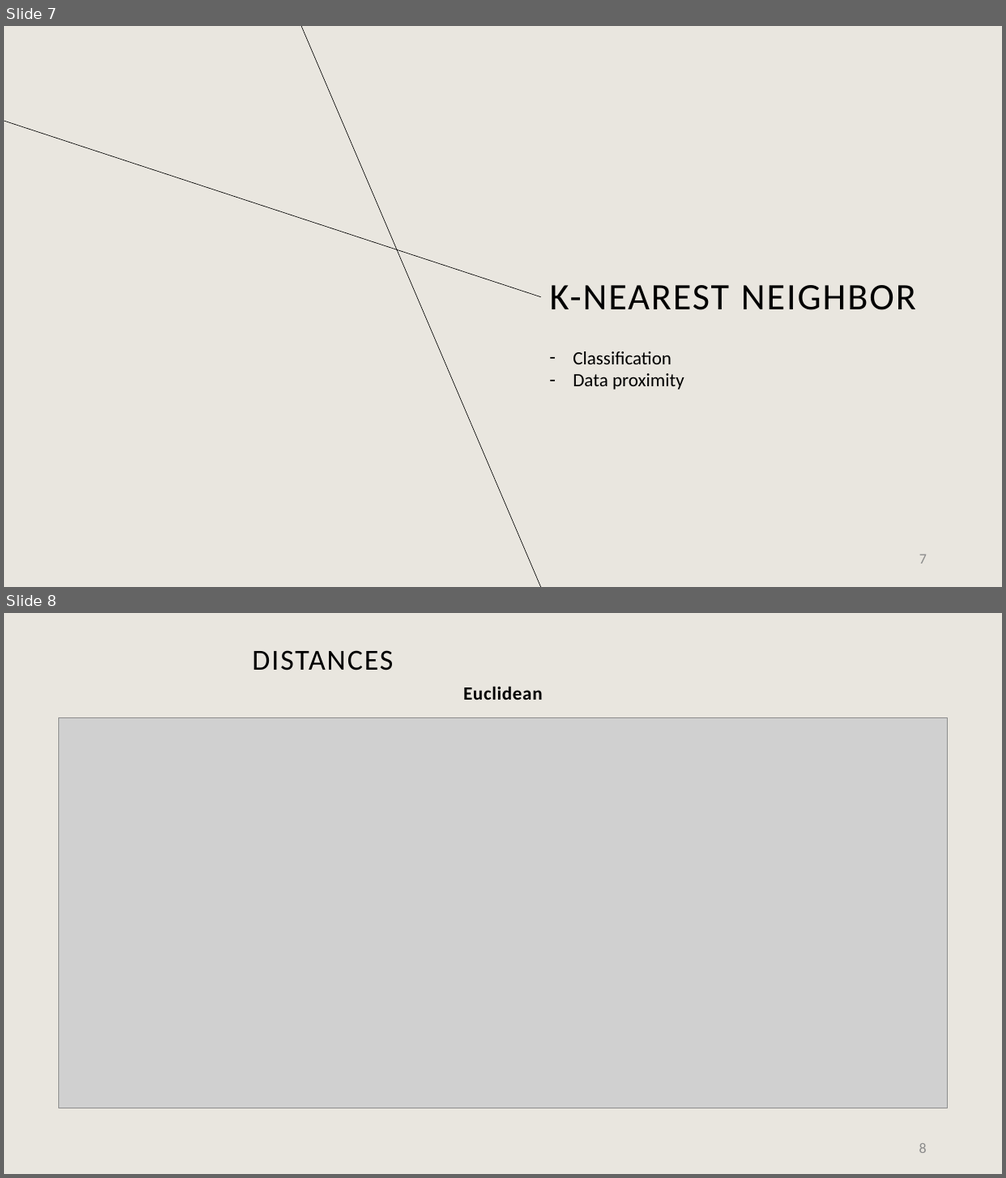
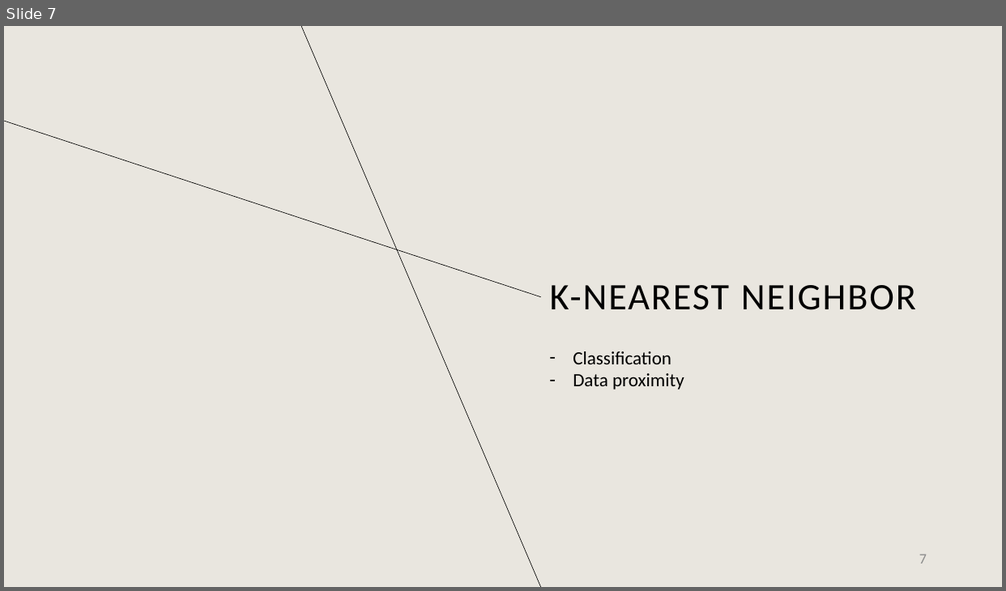
Before and after one commit to Hugo-Leyx-valade/projet-ML, a slide deck: Spotiflop_ML.pptx. Shown one above the other, each under a label of ours: slides 7 and 8 before the commit, slide 7 after it. The pictures are 1006x1178 and 1006x591 pixels, drawn with LibreOffice and Linux fonts; fonts in the diff are those of the drawing; grey boxes stand for pictures; background and template pictures are left out. Boxes give left, top, right and bottom in pixels: in the first picture for what was removed or moved away, otherwise in the second. Text is boxed around its words. In the diff, an @@ line names an element or a change of style, - is before the commit and + after.

```diff
--- a/Spotiflop_ML.pptx
+++ b/Spotiflop_ML.pptx
@@ slide 8 removed at <box>4,613,1002,1174</box>, background #E9E6DF @@
@@ title removed at <box>252,650,393,671</box> @@
-DISTANCES
@@ text removed at <box>463,686,543,700</box> @@
-Euclidean
@@ picture removed at <box>58,717,948,1109</box> @@
@@ page number removed at <box>919,1144,927,1153</box> @@
-8
```
Also in this commit, not shown: 1 slide changed, 7 slides added.
